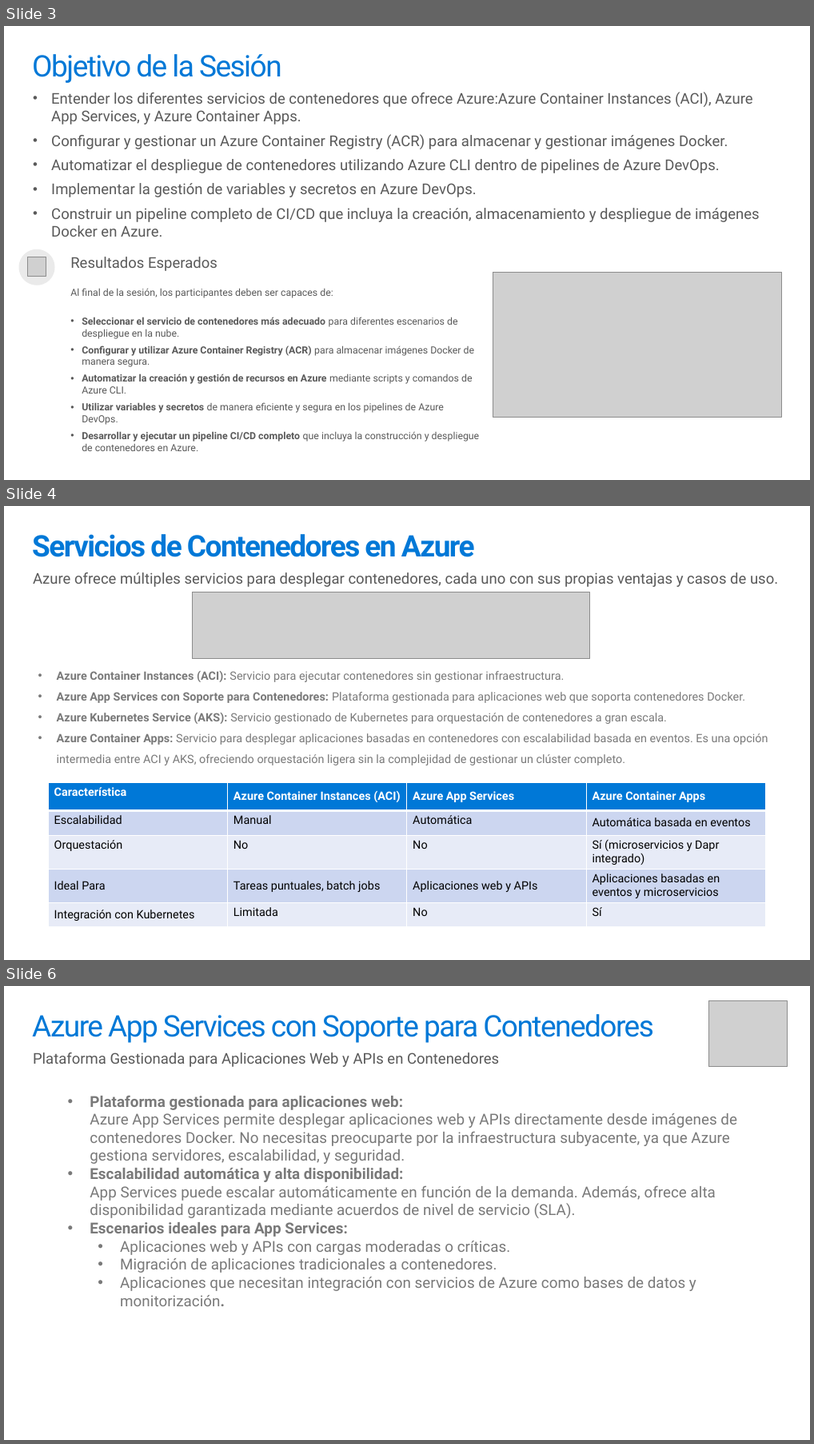
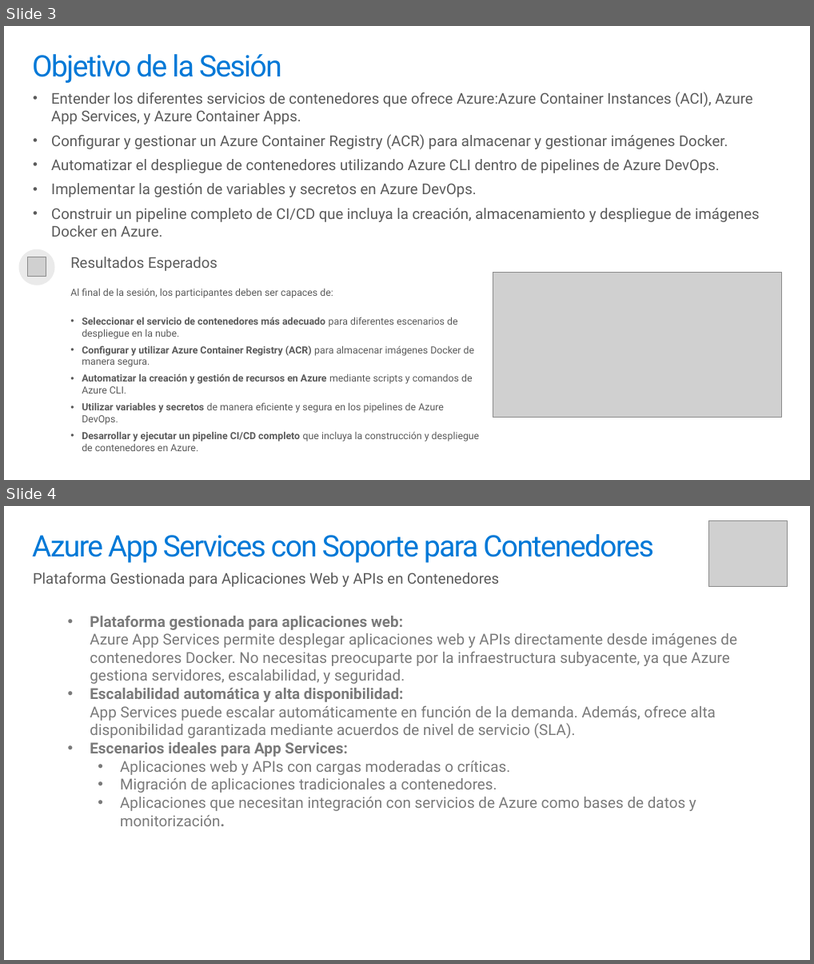
Before and after one commit to ingsoft3ucc/TPS_2024, a slide deck: trabajos/09-contenedores-azure-automatizacion-Parte2.pptx. Shown one above the other, each under a label of ours: slides 3, 4 and 6 before the commit, slides 3 and 4 after it; the slides between them are not shown. The pictures are 814x1444 and 814x964 pixels, drawn with LibreOffice and Linux fonts; fonts in the diff are those of the drawing; grey boxes stand for pictures. Boxes give left, top, right and bottom in pixels: in the first picture for what was removed or moved away, otherwise in the second. Text is boxed around its words. In the diff, an @@ line names an element or a change of style, - is before the commit and + after.

```diff
--- a/trabajos/09-contenedores-azure-automatizacion-Parte2.pptx
+++ b/trabajos/09-contenedores-azure-automatizacion-Parte2.pptx
@@ slide 4 removed at <box>4,506,810,960</box>, background #FFFFFF @@
@@ title removed at <box>32,534,475,557</box> @@
-Servicios de Contenedores en Azure
@@ text removed at <box>33,572,778,587</box> @@
-Azure ofrece múltiples servicios para desplegar contenedores, cada uno con sus propias ventajas y casos de uso.
@@ picture removed at <box>192,592,590,659</box> @@
@@ text removed at <box>57,671,769,765</box> @@
-• Azure Container Instances (ACI): Servicio para ejecutar contenedores sin gestionar infraestructura.
-• Azure App Services con Soporte para Contenedores: Plataforma gestionada para aplicaciones web que soporta contenedores Docker.
-• Azure Kubernetes Service (AKS): Servicio gestionado de Kubernetes para orquestación de contenedores a gran escala.
-• Azure Container Apps: Servicio para desplegar aplicaciones basadas en contenedores con escalabilidad basada en eventos. Es una opción intermedia entre ACI y AKS, ofreciendo orquestación ligera sin la complejidad de gestionar un clúster completo.
@@ table removed at <box>49,782,767,932</box>, 5 rows, 4 columns @@
-Característica | Azure Container Instances (ACI) | Azure App Services | Azure Container Apps
-Escalabilidad | Manual | Automática | Automática basada en eventos
-Orquestación | No | No | Sí (microservicios y Dapr integrado)
-Ideal Para | Tareas puntuales, batch jobs | Aplicaciones web y APIs | Aplicaciones basadas en eventos y microservicios
-Integración con Kubernetes | Limitada | No | Sí
@@ what was slide 6 is now slide 4 @@
```
Also in this commit, not shown: 2 slides changed, 7 other slides removed, 1 other file.
